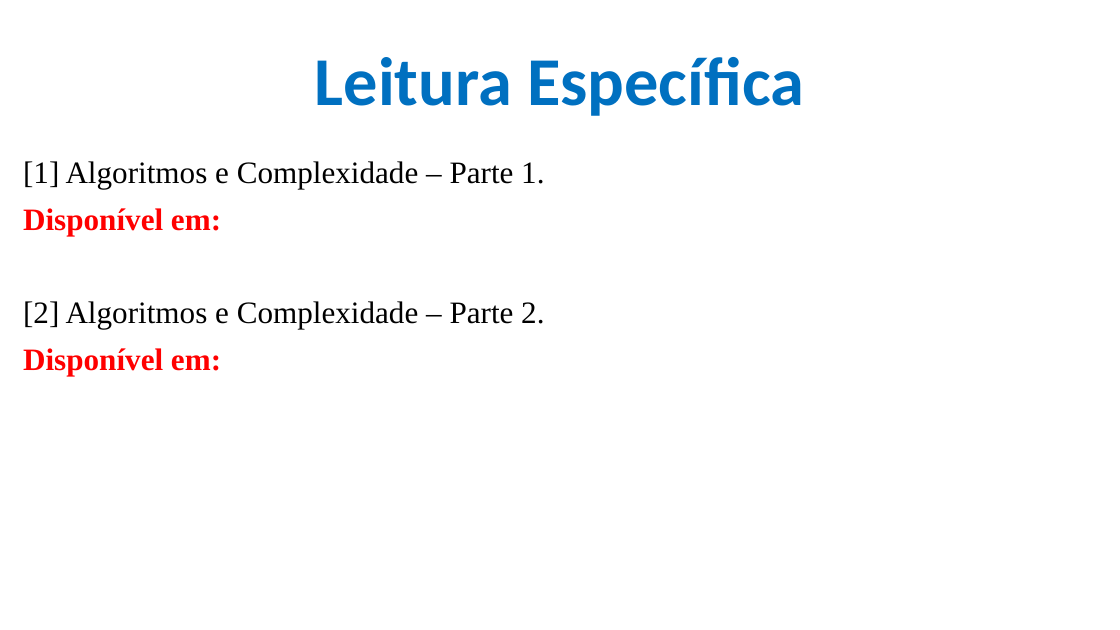
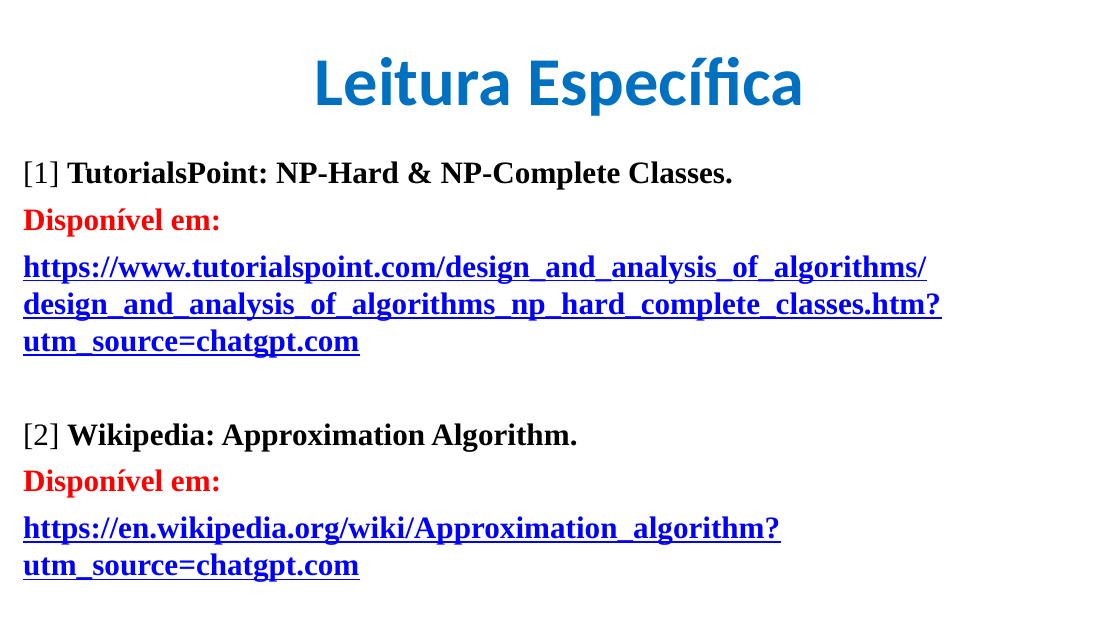
Before and after one commit to CloudEducationBrazil/WydenAlgoritmosEComplexidade, a slide deck: slide 10 of 01 Classes/Aula 12 - Algoritmos e Complexidade - Problemas NP Completos e Algoritmos de Aproximação.pptx (slide 5 before the commit). Drawn at 1120x630 pixels with LibreOffice and Linux fonts; fonts in the diff are those of the drawing; background and template pictures are left out. Boxes give left, top, right and bottom in pixels: in the first picture for what was removed or moved away, otherwise in the second. Text is boxed around its words. In the diff, an @@ line names an element or a change of style, - is before the commit and + after.

Commit message:
aula NP P Alg e Complex ... 28102025

```diff
--- a/01 Classes/Aula 12 - Algoritmos e Complexidade - Problemas NP Completos e Algoritmos de Aproximação.pptx
+++ b/01 Classes/Aula 12 - Algoritmos e Complexidade - Problemas NP Completos e Algoritmos de Aproximação.pptx
@@ text at [23, 161, 733, 189]: text changed; bold on @@
-[1] Algoritmos e Complexidade – Parte 1.
+[1] TutorialsPoint: NP-Hard & NP-Complete Classes.
@@ text at [23, 255, 941, 450]: text changed; text colour #000000 to #0000FF; bold on @@
-[2] Algoritmos e Complexidade – Parte 2.
+https://www.tutorialspoint.com/design_and_analysis_of_algorithms/design_and_analysis_of_algorithms_np_hard_complete_classes.htm?utm_source=chatgpt.com
+[2] Wikipedia: Approximation Algorithm.
@@ text at [23, 516, 780, 581]: paragraph added @@
+https://en.wikipedia.org/wiki/Approximation_algorithm?utm_source=chatgpt.com
```
Also in this commit, not shown: 5 other slides changed, 8 slides added.
